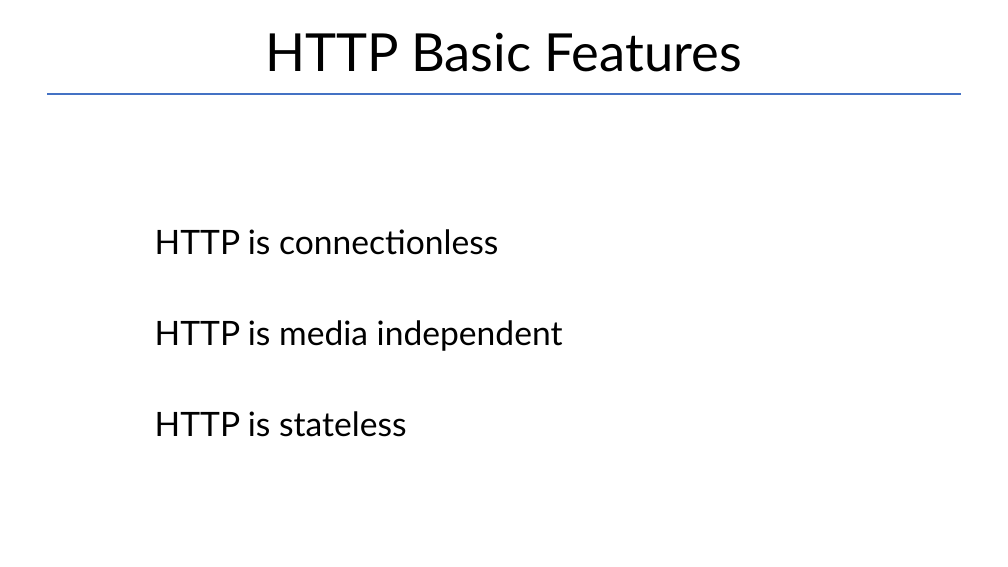
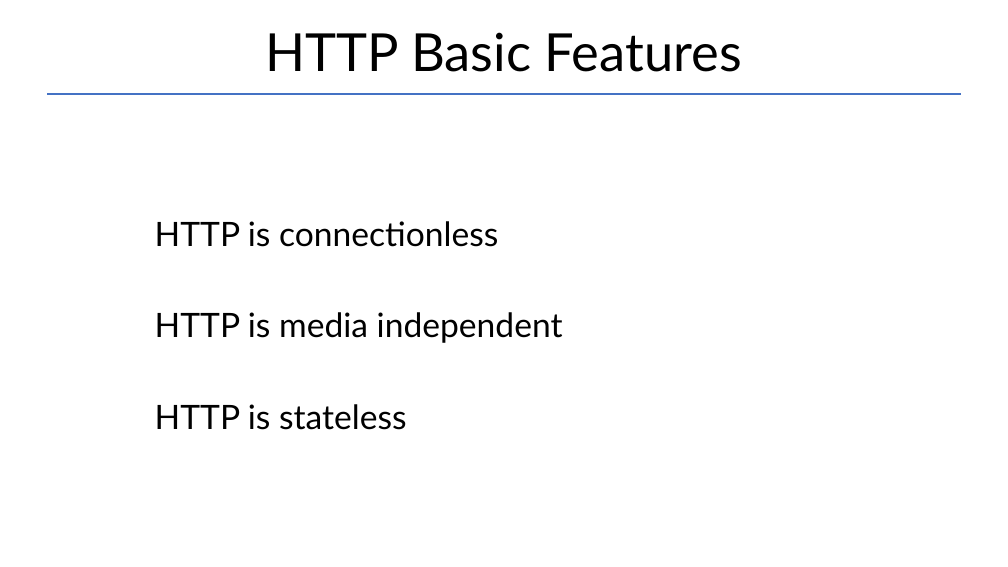
Before and after one commit to Garnik94/Levelup_presentations, a slide deck: slide 3 of Http/Http_presentation.pptx. Drawn at 1008x567 pixels with LibreOffice and Linux fonts; fonts in the diff are those of the drawing. Boxes give left, top, right and bottom in pixels: in the first picture for what was removed or moved away, otherwise in the second. Text is boxed around its words. In the diff, an @@ line names an element or a change of style, - is before the commit and + after.

```diff
--- a/Http/Http_presentation.pptx
+++ b/Http/Http_presentation.pptx
@@ text "HTTP is connectionless" moved from (x1=155, y1=229, x2=563, y2=437) to (x1=155, y1=221, x2=563, y2=430) @@
```
Also in this commit, not shown: 4 other slides changed, 2 slides removed, 2 other files.
